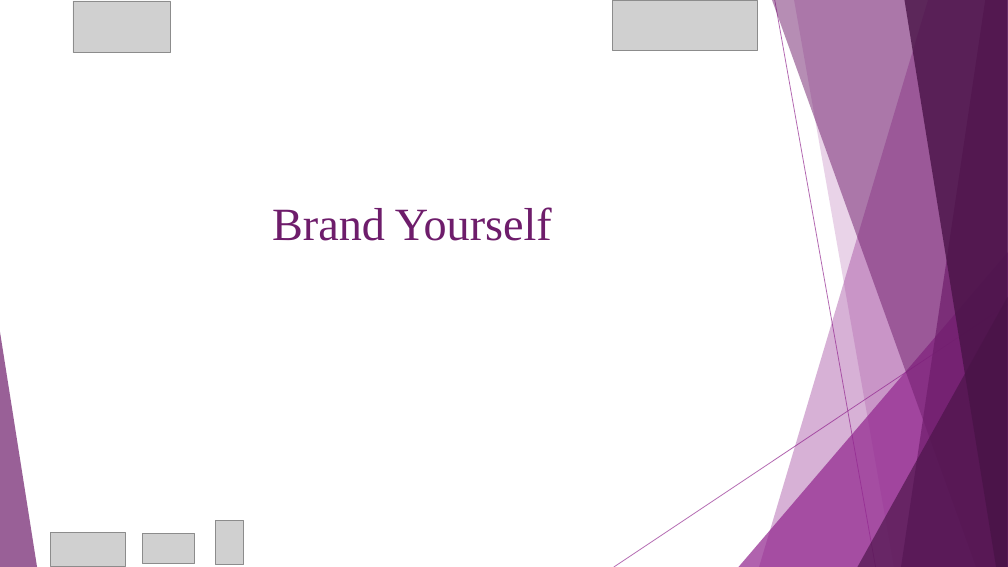
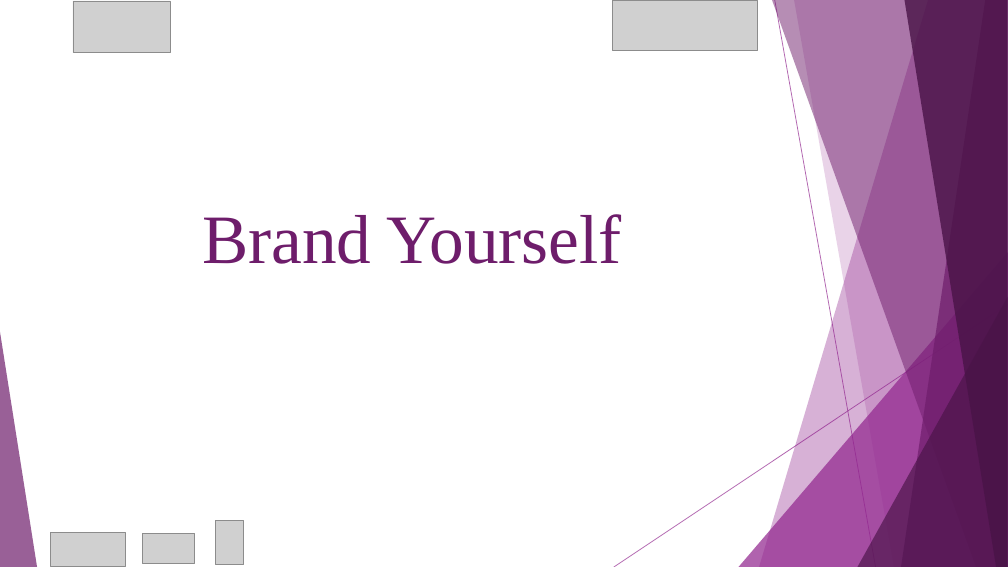
Before and after one commit to MoazzemhossainMoazz/HPP_files, a slide deck: slide 1 of 36 Brand Yourself.pptx. Drawn at 1008x567 pixels with LibreOffice and Linux fonts; fonts in the diff are those of the drawing; grey boxes stand for pictures. Boxes give left, top, right and bottom in pixels: in the first picture for what was removed or moved away, otherwise in the second. Text is boxed around its words. In the diff, an @@ line names an element or a change of style, - is before the commit and + after.

Commit message:
edit 36 file

```diff
--- a/36 Brand Yourself.pptx
+++ b/36 Brand Yourself.pptx
@@ title "Brand Yourself" at (202,214,621,264): size 44 to 66 pt @@
```
